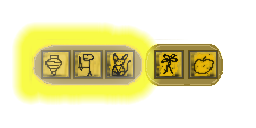
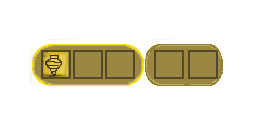
Layer changes from the first 256x128 image to the second:
showed "Layer 3" over [107, 52, 133, 77]
showed "Layer 2" over [75, 52, 101, 77]
hid "key-5" over [190, 51, 217, 78]
hid "key-4" over [155, 51, 182, 78]
